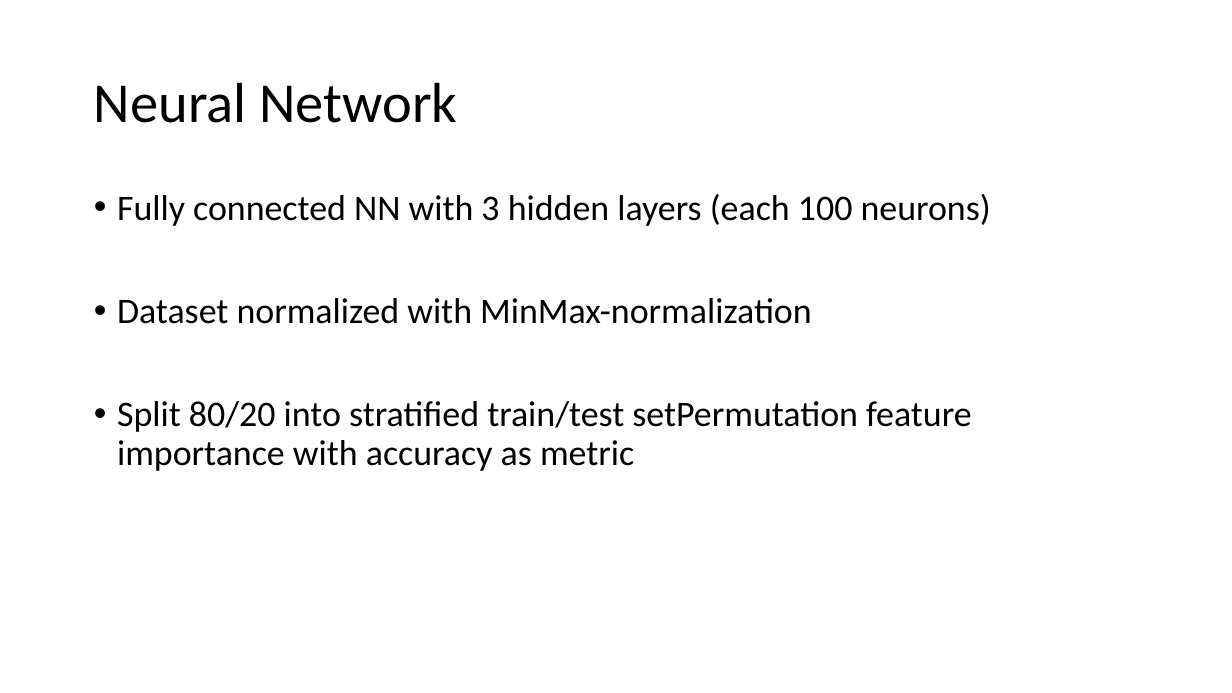
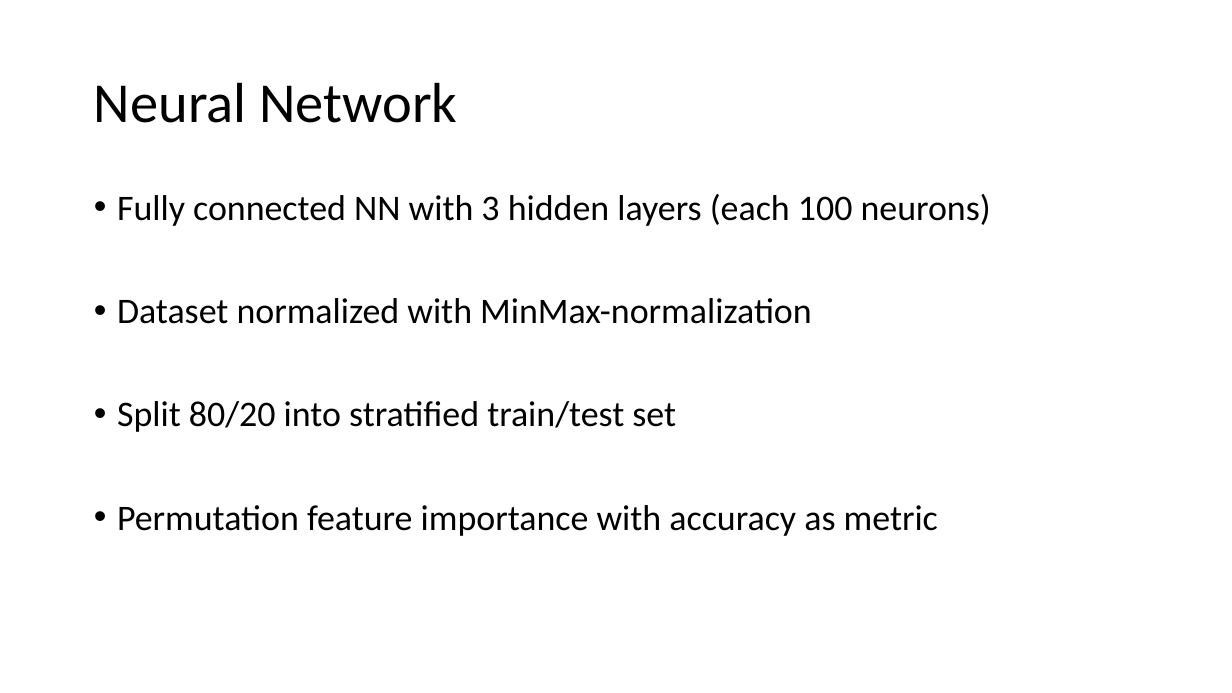
Before and after one commit to G-storz/ML_music_emotion, a slide deck: slide 12 of slides_phase2_team_oatmeal.pptx. Drawn at 1232x693 pixels with LibreOffice and Linux fonts; fonts in the diff are those of the drawing. Boxes give left, top, right and bottom in pixels: in the first picture for what was removed or moved away, otherwise in the second. Text is boxed around its words. In the diff, an @@ line names an element or a change of style, - is before the commit and + after.

Commit message:
updated slides

```diff
--- a/slides_phase2_team_oatmeal.pptx
+++ b/slides_phase2_team_oatmeal.pptx
@@ text at box(117, 401, 938, 536): text changed @@
-• Split 80/20 into stratified train/test setPermutation feature importance with accuracy as metric
+• Split 80/20 into stratified train/test set
+• Permutation feature importance with accuracy as metric
```
Also in this commit, not shown: 3 other slides changed, 1 other file.
